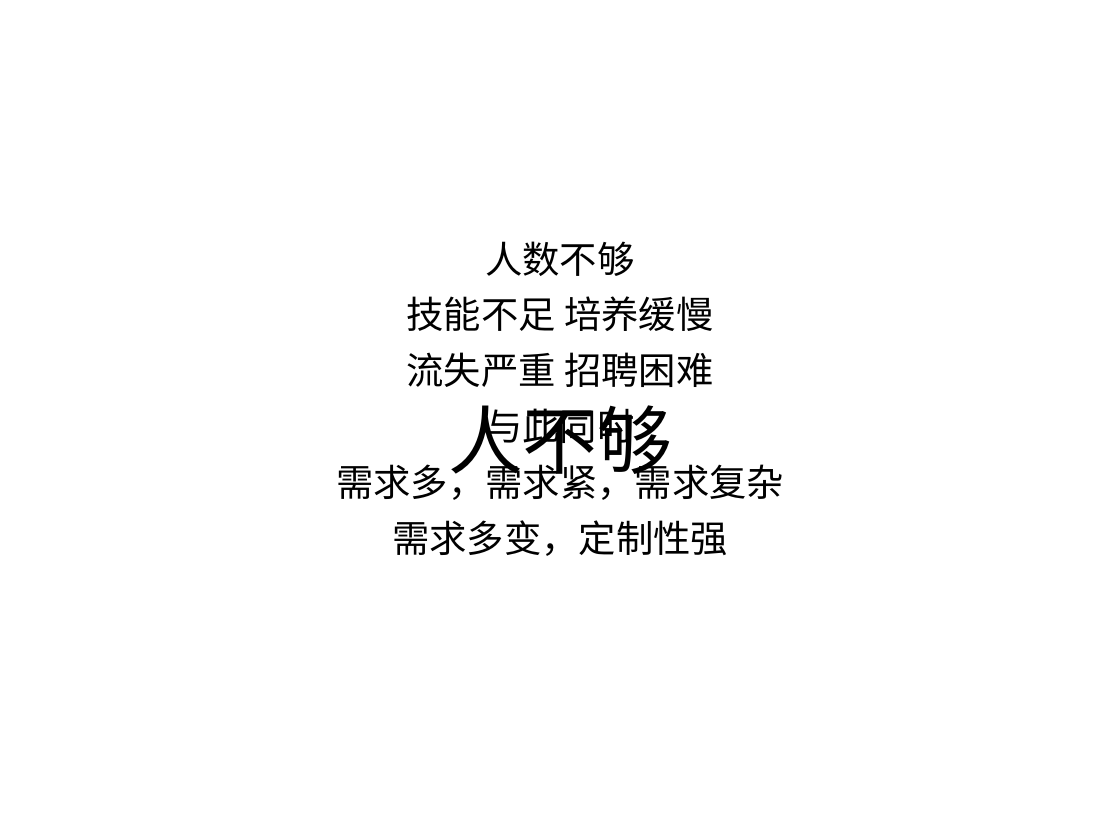
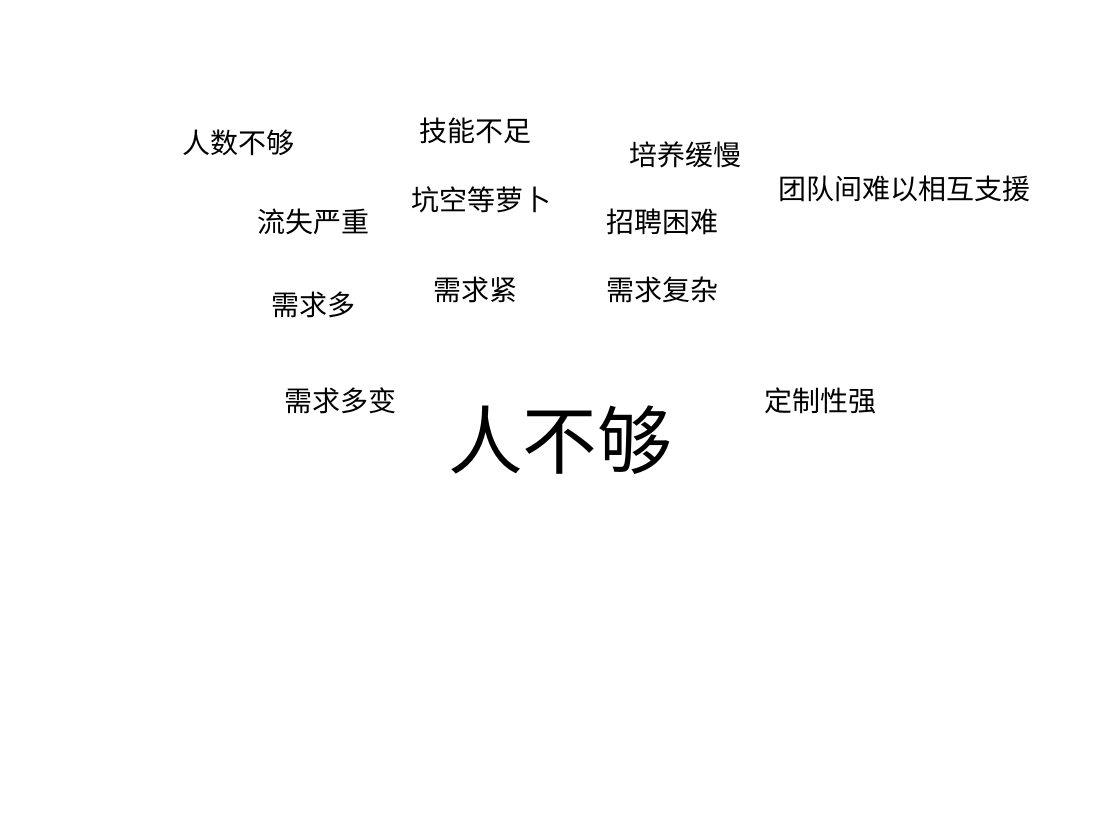
Before and after one commit to yibit/jigsaw, a slide deck: slide 4 of 让任何人迅速成为大前端开发者.pptx. Drawn at 1120x840 pixels with LibreOffice and Linux fonts; fonts in the diff are those of the drawing. Boxes give left, top, right and bottom in pixels: in the first picture for what was removed or moved away, otherwise in the second. Text is boxed around its words. In the diff, an @@ line names an element or a change of style, - is before the commit and + after.

```diff
--- a/让任何人迅速成为大前端开发者.pptx
+++ b/让任何人迅速成为大前端开发者.pptx
@@ text added at (x1=419, y1=117, x2=531, y2=144), 18 pt, text #000000 @@
+技能不足
@@ text added at (x1=182, y1=129, x2=294, y2=156), 18 pt, text #000000 @@
+人数不够
@@ text added at (x1=630, y1=141, x2=742, y2=168), 18 pt, text #000000 @@
+培养缓慢
@@ text added at (x1=778, y1=175, x2=1030, y2=202), 18 pt, text #000000 @@
+团队间难以相互支援
@@ text added at (x1=257, y1=208, x2=369, y2=234), 18 pt, text #000000 @@
+流失严重
@@ text added at (x1=411, y1=186, x2=551, y2=213), 18 pt, text #000000 @@
+坑空等萝卜
@@ text added at (x1=607, y1=208, x2=719, y2=235), 18 pt, text #000000 @@
+招聘困难
@@ subtitle removed at (x1=336, y1=241, x2=784, y2=556) @@
-人数不够
-技能不足 培养缓慢
-流失严重 招聘困难
-与此同时
-需求多，需求紧，需求复杂
-需求多变，定制性强
@@ text added at (x1=271, y1=291, x2=355, y2=318), 18 pt, text #000000 @@
+需求多
@@ text added at (x1=433, y1=276, x2=517, y2=303), 18 pt, text #000000 @@
+需求紧
@@ text added at (x1=607, y1=276, x2=719, y2=303), 18 pt, text #000000 @@
+需求复杂
@@ text added at (x1=285, y1=387, x2=397, y2=414), 18 pt, text #000000 @@
+需求多变
@@ text added at (x1=764, y1=387, x2=876, y2=414), 18 pt, text #000000 @@
+定制性强
```
Also in this commit, not shown: 1 other slide changed, 23 slides added.
